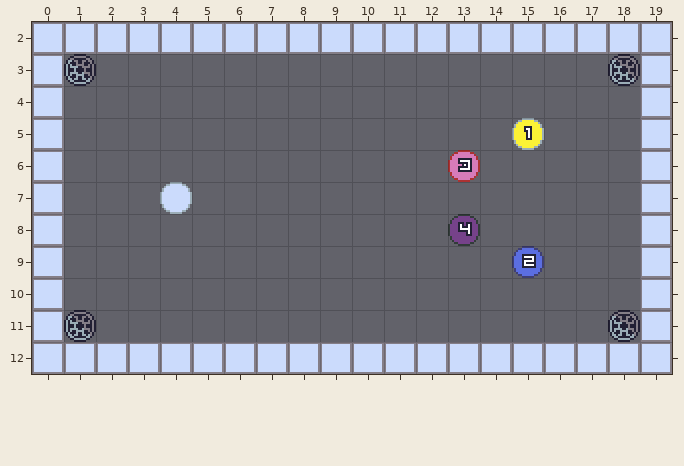
Tiled map: Physics/assets/data/002.tmx. The picture above was drawn from the file before the commit.
Cells are 16x16 px. Shown: x 0..19, y 2..12.
Now the later version:
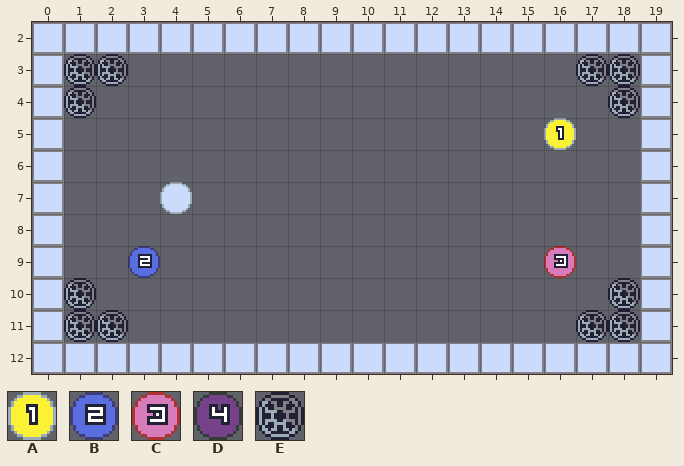
Key: from "tileset": A 1, B 2, C 3, D 4, E 16.
_ is an empty cell.
What changed:
Layer "objects":
y 3: x 2 _ -> E; x 17 _ -> E
y 4: x 1 _ -> E; x 18 _ -> E
y 5: x 15..16 A_ -> _A
y 6: x 13 C -> _
y 8: x 13 D -> _
y 9: x 3 _ -> B; x 15..16 B_ -> _C
y 10: x 1 _ -> E; x 18 _ -> E
y 11: x 2 _ -> E; x 17 _ -> E
